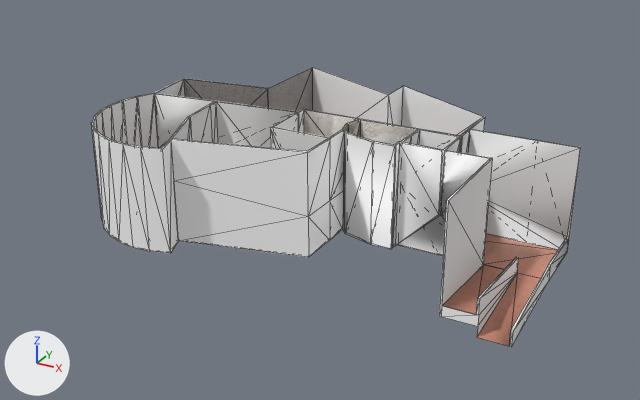
A saved change to the FBX model Assets/Models/museo.fbx.
Camera for both pictures: a 50 mm camera at (0.104, -0.288, 0.183) aimed at (-0.084, 0.054, 0.012). Arrows for +X, +Y and +Z are at lower left; the lights stay in place. Mesh edges are drawn as thin lines. Where no turn or scale is listed for an object, it has been applied to the vertices. Vertices at the same position are counted once.
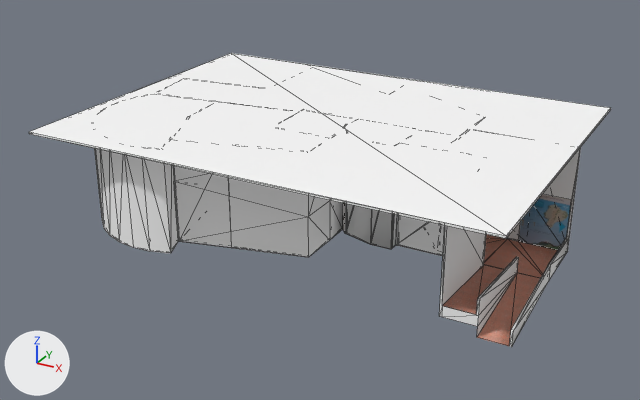
The change, as a list of edits to the scene's bpy script:
```text
Add mat_plaster_04_1k:
    mat_plaster_04_1k = principled_material('Plaster_04_1K')
    mat_plaster_04_1k.texture = img_plaster_04_1k_png
    mat_plaster_04_1k.roughness = 0.553
Change me_mesh:
    remove me_mesh.from_pydata(...)  # 301 vertices, 746 faces; spans x -0.189..0.029, y -0.011..0.139, z -0.005..0.05
    add me_mesh.from_pydata(...)  # 473 vertices, 1086 faces; spans x -0.189..0.029, y -0.011..0.139, z -0.005..0.05
    me_mesh part 1: 5 vertices moved from x -0.186..-0.043, y 0.005..0.086, z 0.05 to x -0.186..-0.042, y 0.005..0.086, z 0.05; 17 vertices removed from x -0.065..-0.041, y 0.045..0.069, z 0.0..0.05; 189 vertices added at x -0.184..0.028, y 0.005..0.136, z 0.0..0.05
    me_mesh part 2: 381 kept faces spanning x -0.189..0.029, y -0.011..0.13, z -0.005..0.05 get new texture (UV) coordinates
    me_mesh part 3: 4 faces spanning x -0.076..-0.022, y 0.101..0.13, z 0.0..0.05 switch from mat_frontcolor (white #ffffff) to mat_brick_running_bond_1_4_1k (picture img_brick_running_bond_1_4_1k_png)
    me_mesh part 4: 5 faces spanning x -0.073..-0.068, y 0.049..0.055, z 0.0..0.05 switch from mat_frontcolor (white #ffffff) to mat_plaster_04_1k (picture img_plaster_04_1k_png)
    add me_mesh.materials.append(mat_wood_floor_01_1k)  # picture img_wood_floor_01_1k_png
    add me_mesh.materials.append(mat_plaster_06_1k)  # picture img_plaster_06_1k_png
    add me_mesh.materials.append(mat_glass_mirror_01)  # picture img_glass_mirror_01_jpg
    add me_mesh.materials.append(mat_img_20251122_wa0011)  # picture img_img_20251122_wa0011_jpg
    add me_mesh.materials.append(mat_img_20251122_wa0014)  # picture img_img_20251122_wa0014_jpg
    add me_mesh.materials.append(mat_color_i05)  # blue #0000ff
    add me_mesh.materials.append(mat_screenshot_2025_11_18_212744)  # picture img_screenshot_2025_11_18_212744_png
    add me_mesh.materials.append(mat_img_20251122_wa0035)  # picture img_img_20251122_wa0035_jpg
    add me_mesh.materials.append(mat_img_20251122_wa0034)  # picture img_img_20251122_wa0034_jpg
    add me_mesh.materials.append(mat_img_20251122_wa0004)  # picture img_img_20251122_wa0004_jpg
    add me_mesh.materials.append(mat_img_20251122_wa0016)  # picture img_img_20251122_wa0016_jpg
    add me_mesh.materials.append(mat_img_20251101_wa0194)  # picture img_img_20251101_wa0194_jpg
    add me_mesh.materials.append(mat_img_20251101_wa0191)  # picture img_img_20251101_wa0191_jpg
    add me_mesh.materials.append(mat_img_20251101_wa0206)  # picture img_img_20251101_wa0206_jpg
    add me_mesh.materials.append(mat_img_20251122_wa0026)  # picture img_img_20251122_wa0026_jpg
    add me_mesh.materials.append(mat_img_20251122_wa0019)  # picture img_img_20251122_wa0019_jpg
    add me_mesh.materials.append(mat_img_20251122_wa0032)  # picture img_img_20251122_wa0032_jpg
    add me_mesh.materials.append(mat_img_20251122_wa0030)  # picture img_img_20251122_wa0030_jpg
Add me_mesh_001:
    me_mesh_001.from_pydata([(-0.193, 0.142, 0.051), (0.029, 0.142, 0.05), (-0.193, 0.142, 0.05), (0.029, 0.142, 0.051), (-0.193, -0.02, 0.05), (-0.193, -0.02, 0.051), (0.029, -0.02, 0.051), (0.029, -0.02, 0.05)], [], [(0, 1, 2), (1, 0, 3), (0, 4, 5), (4, 0, 2), (6, 4, 7), (4, 6, 5), (6, 0, 5), (0, 6, 3), (1, 6, 7), (6, 1, 3), (1, 4, 2), (4, 1, 7)])
    me_mesh_001.materials.append(mat_frontcolor)  # white #ffffff
Add ob_mesh2:
    ob_mesh2 = bpy.data.objects.new('Mesh2', me_mesh_001)
    ob_mesh2.location = (0.0, 0.0, 0.0)
```

Pixel boxes [x1, y1, x2, y2] of what changed, in the pictures (640 x 400 px):
'Mesh1', reshaped
    before: [91, 67, 581, 347]
    after: [94, 147, 581, 347]
'Mesh2', added
    after: [29, 53, 611, 238]
part 1 of me_mesh, built on
    before: [91, 78, 445, 207]
    after: [94, 148, 580, 278]
part 2 of me_mesh, surface changed
    both: [95, 147, 581, 347]
part 3 of me_mesh, recoloured
    before: [388, 86, 483, 136]
part 4 of me_mesh, recoloured
    before: [343, 131, 346, 232]
    after: [343, 203, 345, 232]
